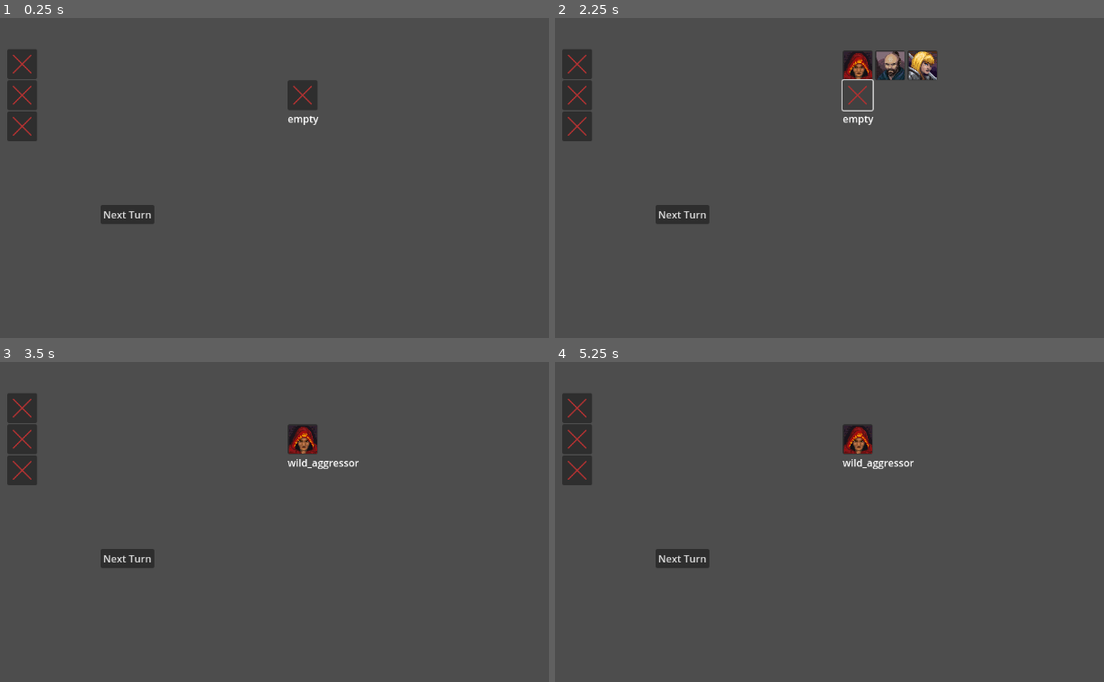
Above: before the commit, frames 1-4 (two rows, left to right).
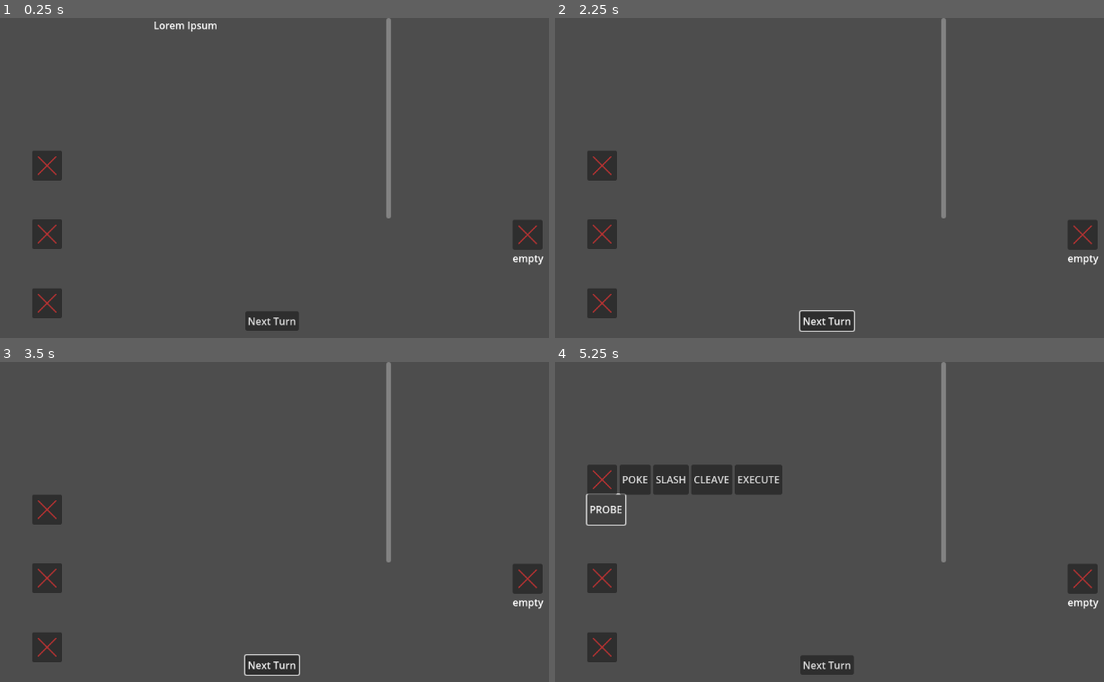
Above: after the commit, the same moments.

Repository: remyCases/Mercenary_Combat
Game: Godot game, scene res://scenes/main.tscn
The game is run twice, just before and just after one commit, with the same random seed, the same clock (stepped at 60 frames per second) and the same inputs.
Inputs (mouse positions are in pixels of both pictures, inside the frame that each line leads up to):
- Up to frame 1 (0.25 s): no input
- Up to frame 2 (2.25 s): click "Next Turn" at 0.5 s; click "Next Turn" at 1.25 s; click (856, 94) at 2.02 s
- Up to frame 3 (3.5 s): click (301, 410) at 2.77 s
- Up to frame 4 (5.25 s): click (604, 509) at 3.52 s; click (604, 480) at 4.25 s, where only the run after the commit has a clickable "PROBE"; click (604, 509) at 5 s, where only the run after the commit has a clickable "PROBE"

The runs differ from the first frame. In frame 1, 5.9% of the frame differs, in the area x 1-100%, y 0-98%; in frame 2, 6.8%; in frame 3, 5.9%; in frame 4, 8.3%.
Error before the commit: Invalid access to property or key 'empty' on a base object of type 'Dictionary[String, Action]'. (res://scripts/main.gd:41)
Error after the commit: Invalid access to property or key 'empty' on a base object of type 'Dictionary[String, Action]'. (res://scripts/main.gd:44)

Commit message:
[Minor] Improves log and adds ui to display log

Diff:
--- a/scenes/main.tscn
+++ b/scenes/main.tscn
@@ -11,78 +11,99 @@
 
 [node name="CanvasLayer" type="CanvasLayer" parent="."]
 
-[node name="SlotTroopController" type="Control" parent="CanvasLayer"]
-layout_mode = 3
+[node name="HBoxContainer" type="HBoxContainer" parent="CanvasLayer"]
 anchors_preset = 15
 anchor_right = 1.0
 anchor_bottom = 1.0
 grow_horizontal = 2
 grow_vertical = 2
+size_flags_horizontal = 3
+size_flags_vertical = 3
+
+[node name="SlotActionController" type="VBoxContainer" parent="CanvasLayer/HBoxContainer"]
+layout_mode = 2
+size_flags_horizontal = 3
+alignment = 1
+script = ExtResource("4_jyhfs")
+
+[node name="slotAction1" parent="CanvasLayer/HBoxContainer/SlotActionController" instance=ExtResource("1_o5qli")]
+layout_mode = 2
+size_flags_horizontal = 4
+size_flags_vertical = 10
+element_size = 48
+gap = 4
+
+[node name="slotAction2" parent="CanvasLayer/HBoxContainer/SlotActionController" instance=ExtResource("1_o5qli")]
+layout_mode = 2
+size_flags_horizontal = 4
+size_flags_vertical = 6
+id = 1
+element_size = 48
+gap = 4
+
+[node name="slotAction3" parent="CanvasLayer/HBoxContainer/SlotActionController" instance=ExtResource("1_o5qli")]
+layout_mode = 2
+size_flags_horizontal = 4
+size_flags_vertical = 2
+id = 2
+element_size = 48
+gap = 4
+
+[node name="VBoxContainer" type="VBoxContainer" parent="CanvasLayer/HBoxContainer"]
+layout_mode = 2
+size_flags_horizontal = 3
+
+[node name="ScrollContainer" type="ScrollContainer" parent="CanvasLayer/HBoxContainer/VBoxContainer"]
+z_index = -2
+z_as_relative = false
+layout_mode = 2
+size_flags_vertical = 3
+horizontal_scroll_mode = 0
+vertical_scroll_mode = 2
+
+[node name="Label" type="Label" parent="CanvasLayer/HBoxContainer/VBoxContainer/ScrollContainer"]
+custom_minimum_size = Vector2(100, 100)
+layout_mode = 2
+size_flags_horizontal = 3
+size_flags_vertical = 3
+text = "Lorem Ipsum"
+autowrap_mode = 2
+
+[node name="CenterContainer" type="CenterContainer" parent="CanvasLayer/HBoxContainer/VBoxContainer"]
+layout_mode = 2
+size_flags_vertical = 3
+
+[node name="NextTurn" type="Button" parent="CanvasLayer/HBoxContainer/VBoxContainer/CenterContainer"]
+layout_mode = 2
+size_flags_horizontal = 4
+size_flags_vertical = 6
+text = "Next Turn"
+script = ExtResource("5_tbgi4")
+
+[node name="SlotTroopController" type="Control" parent="CanvasLayer/HBoxContainer"]
+layout_mode = 2
 size_flags_horizontal = 6
-size_flags_vertical = 6
 script = ExtResource("2_sugp2")
 
-[node name="slotTroop1" parent="CanvasLayer/SlotTroopController" node_paths=PackedStringArray("optional_label") instance=ExtResource("1_o5qli")]
-layout_mode = 0
-offset_left = 600.0
-offset_top = 100.0
-offset_right = 100.0
-offset_bottom = 100.0
+[node name="slotTroop1" parent="CanvasLayer/HBoxContainer/SlotTroopController" node_paths=PackedStringArray("optional_label") instance=ExtResource("1_o5qli")]
+layout_mode = 1
+anchors_preset = 4
+anchor_top = 0.5
+anchor_bottom = 0.5
+offset_left = 0.0
+offset_top = 0.0
+offset_right = 0.0
+offset_bottom = 0.0
+grow_vertical = 2
 size_flags_horizontal = 4
 size_flags_vertical = 8
 element_size = 48
 gap = 4
 optional_label = NodePath("Label")
 
-[node name="Label" type="Label" parent="CanvasLayer/SlotTroopController/slotTroop1"]
+[node name="Label" type="Label" parent="CanvasLayer/HBoxContainer/SlotTroopController/slotTroop1"]
 layout_mode = 0
 offset_top = 50.0
 offset_right = 103.0
 offset_bottom = 73.0
 text = "Lorem Ipsum"
-
-[node name="NextTurn" type="Button" parent="CanvasLayer"]
-offset_left = 300.0
-offset_top = 300.0
-offset_right = 386.0
-offset_bottom = 331.0
-text = "Next Turn"
-script = ExtResource("5_tbgi4")
-
-[node name="SlotActionController" type="Control" parent="CanvasLayer"]
-layout_mode = 3
-anchors_preset = 0
-offset_left = 150.0
-offset_top = 100.0
-offset_right = 150.0
-offset_bottom = 100.0
-script = ExtResource("4_jyhfs")
-
-[node name="slotAction1" parent="CanvasLayer/SlotActionController" instance=ExtResource("1_o5qli")]
-layout_mode = 0
-offset_left = 0.0
-offset_top = -50.0
-offset_right = 0.0
-offset_bottom = -50.0
-element_size = 48
-gap = 4
-
-[node name="slotAction2" parent="CanvasLayer/SlotActionController" instance=ExtResource("1_o5qli")]
-layout_mode = 0
-offset_left = 0.0
-offset_top = 0.0
-offset_right = 0.0
-offset_bottom = 0.0
-id = 1
-element_size = 48
-gap = 4
-
-[node name="slotAction3" parent="CanvasLayer/SlotActionController" instance=ExtResource("1_o5qli")]
-layout_mode = 0
-offset_left = 0.0
-offset_top = 50.0
-offset_right = 0.0
-offset_bottom = 50.0
-id = 2
-element_size = 48
-gap = 4
--- a/scripts/classes/action_log.gd
+++ b/scripts/classes/action_log.gd
@@ -46,7 +46,7 @@
 			})
 			return string_builder
 
-		string_builder += "{name} acts first using {action}\n".format({
+		string_builder += "{name} acts using {action}\n".format({
 			"name": attacker_name,
 			"action": action
 		});
@@ -58,9 +58,10 @@
 			})
 			return string_builder
 
-		string_builder += "{name}'s attack is {outcome}\n".format({
+		string_builder += "{defender_name} {outcome} {name}'s attack\n".format({
 			"name": attacker_name,
-			"outcome": Enums.outcome_to_str(outcome),
+			"defender_name": defender_name,
+			"outcome": Enums.outcome_to_des(outcome),
 		})
 
 		#if modified_outcome != Enums.Outcome.Miss:
@@ -82,6 +83,7 @@
 func log_to_str() -> String:
 
 	var string_builder = ""
+	var debug_string_builder = ""
 
 	#execution_log.append(defender.name + "'s frustration breaks their composure!")
 	#execution_log.append(defender.name + " is terrified! They're barely standing.")
@@ -107,14 +109,14 @@
 	string_builder += "\n"
 	if first.action == "DEAD":
 		string_builder += "{name}: Dead\n".format({
-			"name": first.attacker_name,
+			"name": second.defender_name,
 		})
 	else:
 		string_builder += "{name}: {alertness}, {health}, {stance}\n".format({
-			"name": first.attacker_name,
-			"alertness": Enums.alertness_to_des(first.summary.attacker_alertness),
-			"health": Enums.health_to_des(first.summary.attacker_health),
-			"stance": Enums.stance_to_des(first.summary.attacker_stance),
+			"name": second.defender_name,
+			"alertness": Enums.alertness_to_des(second.summary.defender_alertness),
+			"health": Enums.health_to_des(second.summary.defender_health),
+			"stance": Enums.stance_to_des(second.summary.defender_stance),
 		})
 
 	if second.action == "DEAD":
@@ -133,28 +135,28 @@
 	#if player.emotional_states[Enums.EmotionType.Frustration] > 0:
 	#	state_log.append("  [Frustrated: " + str(player.emotional_states[Enums.EmotionType.Frustration]) + "]")
 
-	string_builder += "[name  ]:\t{aname}\t{dname}\n[initia]\t{ainitiative}\t{dinitiative}\n[stamin]\t{astamina}\t{dstamina}\n[altert]\t{aalertness}\t{dalertness}\n[health]\t{ahealth}\t{dhealth}\n[stance]\t{astance}\t{dstance}\n".format({
-		"aname": first.attacker_name,
+	debug_string_builder += "[name  ]:\t{aname}\t{dname}\n[initia]\t{ainitiative}\t{dinitiative}\n[stamin]\t{astamina}\t{dstamina}\n[altert]\t{aalertness}\t{dalertness}\n[health]\t{ahealth}\t{dhealth}\n[stance]\t{astance}\t{dstance}\n".format({
+		"aname": first.attacker_name.substr(0, 6),
 		"ainitiative": first.summary.attacker_init,
 		"astamina": first.summary.attacker_stamina,
 		"aalertness": first.summary.attacker_alertness,
 		"ahealth": first.summary.attacker_health,
 		"astance": first.summary.attacker_stance,
-		"dname": first.defender_name,
+		"dname": first.defender_name.substr(0, 6),
 		"dinitiative": first.summary.defender_init,
 		"dstamina": first.summary.defender_stamina,
 		"dalertness": first.summary.defender_alertness,
 		"dhealth": first.summary.defender_health,
 		"dstance": first.summary.defender_stance,
 	})
-	string_builder += "[name  ]:\t{aname}\t{dname}\n[initia]\t{ainitiative}\t{dinitiative}\n[stamin]\t{astamina}\t{dstamina}\n[altert]\t{aalertness}\t{dalertness}\n[health]\t{ahealth}\t{dhealth}\n[stance]\t{astance}\t{dstance}\n".format({
-		"aname": second.attacker_name,
+	debug_string_builder += "[name  ]:\t{aname}\t{dname}\n[initia]\t{ainitiative}\t{dinitiative}\n[stamin]\t{astamina}\t{dstamina}\n[altert]\t{aalertness}\t{dalertness}\n[health]\t{ahealth}\t{dhealth}\n[stance]\t{astance}\t{dstance}\n".format({
+		"aname": second.attacker_name.substr(0, 6),
 		"ainitiative": second.summary.attacker_init,
 		"astamina": second.summary.attacker_stamina,
 		"aalertness": second.summary.attacker_alertness,
 		"ahealth": second.summary.attacker_health,
 		"astance": second.summary.attacker_stance,
-		"dname": second.defender_name,
+		"dname": second.defender_name.substr(0, 6),
 		"dinitiative": second.summary.defender_init,
 		"dstamina": second.summary.defender_stamina,
 		"dalertness": second.summary.defender_alertness,
--- a/scripts/classes/enums.gd
+++ b/scripts/classes/enums.gd
@@ -90,15 +90,15 @@
 		Outcome.Miss: return "Miss"
 	return ""
 
-static func outcome_to_desc(outcome: Outcome) -> String:
-	match outcome:
-		Outcome.Hit: return " is badly wounded."
-		Outcome.Bruised: return " is bruised and shaken."
-		Outcome.Blocked: return " blocks."
-		Outcome.Parried: return " parries effectively."
-		Outcome.Fumbled: return " connects but was too weak to do anything."
-		Outcome.Dodged: return " dodges."
-		Outcome.Miss: return " misses."
+static func outcome_to_des(outcome: Outcome) -> String:
+	match outcome:
+		Outcome.Hit: return "is hit by"
+		Outcome.Bruised: return "is bruised by"
+		Outcome.Blocked: return "blocks"
+		Outcome.Parried: return "parries"
+		Outcome.Fumbled: return "is fumbled by"
+		Outcome.Dodged: return "dodges"
+		Outcome.Miss: return "is missed by"
 	return ""
 
 static func get_worst_outcome(outcome: Outcome) -> Outcome:
@@ -188,7 +188,18 @@
 					return +2
 	return 0
 
-static func is_weapon_contact(outcome: Outcome) -> bool:
+static func is_damaging_health(outcome: Outcome) -> bool:
+	match outcome:
+		Outcome.Hit: return true
+		Outcome.Bruised: return true
+		Outcome.Blocked: return false
+		Outcome.Parried: return false
+		Outcome.Fumbled: return false
+		Outcome.Dodged: return false
+		Outcome.Miss: return false
+	return false
+
+static func is_contact(outcome: Outcome) -> bool:
 	match outcome:
 		Outcome.Hit: return true
 		Outcome.Bruised: return true
@@ -199,20 +210,9 @@
 		Outcome.Miss: return false
 	return false
 
-static func is_contact(outcome: Outcome) -> bool:
-	match outcome:
-		Outcome.Hit: return true
-		Outcome.Bruised: return true
-		Outcome.Blocked: return true
-		Outcome.Parried: return true
-		Outcome.Fumbled: return true
-		Outcome.Dodged: return false
-		Outcome.Miss: return false
-	return false
-
 static func get_alertness_drain_for_attacker(outcome: Outcome, weight: ActionWeight) -> int:
 	if weight == ActionWeight.Heavy:
-		if is_weapon_contact(outcome):
+		if is_contact(outcome):
 			return 10
 		else:
 			return 15
--- a/scripts/main.gd
+++ b/scripts/main.gd
@@ -1,10 +1,12 @@
 extends Node2D
 
-@onready var player_actions_node = $"CanvasLayer/SlotActionController"
+@onready var player_actions_node = $"CanvasLayer/HBoxContainer/SlotActionController"
+@onready var combat_log = $"CanvasLayer/HBoxContainer/VBoxContainer/ScrollContainer/Label"
 var player = Combatant.new("player")
 var opponent = Combatant.new("opponent")
 
 func resolve_turn() -> void:
+	combat_log.text = ""
 
 	var player_actions: Array[String] = player_actions_node.selected_actions
 	var opponent_actions: Array[String] = Globals.ACTION_DATABASE.keys().slice(0, 3)
@@ -14,6 +16,7 @@
 		if player.is_dead() or opponent.is_dead():
 			break
 		resolve_action_slot(player_actions[slot], opponent_actions[slot], slot)
+		await get_tree().create_timer(1.0).timeout
 
 	# Phase 2: Stamina recovery
 	player.stamina = 10
@@ -83,7 +86,7 @@
 		acts_second_action = opponent_action
 		acts_first_init = player_init
 		acts_second_init = opponent_init
-		if player_init > 2*opponent_init:
+		if player_init > 4 + opponent_init:
 			pass_turn = true
 			acts_second.stance = Enums.Stance.Exposed
 			acts_second.is_force_exposed = true
@@ -94,7 +97,7 @@
 		acts_second_action = player_action
 		acts_first_init = opponent_init
 		acts_second_init = player_init
-		if player_init > 2*opponent_init:
+		if player_init > 4 + opponent_init:
 			pass_turn = true
 			acts_second.stance = Enums.Stance.Exposed
 			acts_second.is_force_exposed = true
@@ -146,7 +149,7 @@
 	action_log.second.summary.attacker_alertness =  acts_second.alertness
 	action_log.second.summary.defender_alertness =  acts_first.alertness
 
-	print(action_log.log_to_str())
+	combat_log.text += action_log.log_to_str()
 
 func resolve_action_execution(
 	action: Action,
@@ -217,10 +220,11 @@
 	defender.alertness -= Enums.get_alertness_drain_for_defender(outcome, action.weight)
 
 	var contact = Enums.is_contact(outcome)
-	var hit = outcome == Enums.Outcome.Hit
+	var damaging = Enums.is_damaging_health(outcome)
 	if contact:
 		attacker.stamina -= action.stamina_cost_hit
-		defender.health_states = Enums.worsen_health_status(defender.health_states, hit)
+		if damaging:
+			defender.health_states = Enums.worsen_health_status(defender.health_states, outcome == Enums.Outcome.Hit)
 	else:
 		attacker.stamina -= action.stamina_cost_miss
 
--- a/scripts/slot_component.gd
+++ b/scripts/slot_component.gd
@@ -35,7 +35,8 @@
 	dropdown_container = HBoxContainer.new()
 	dropdown_container.add_theme_constant_override("separation", gap)
 	dropdown_container.anchor_top = 1.0
-	dropdown_container.offset_top = -element_size
+	dropdown_container.offset_top = - element_size
+	dropdown_container.z_index = 10
 	add_child(dropdown_container)
 	move_child(dropdown_container, 0)
 
